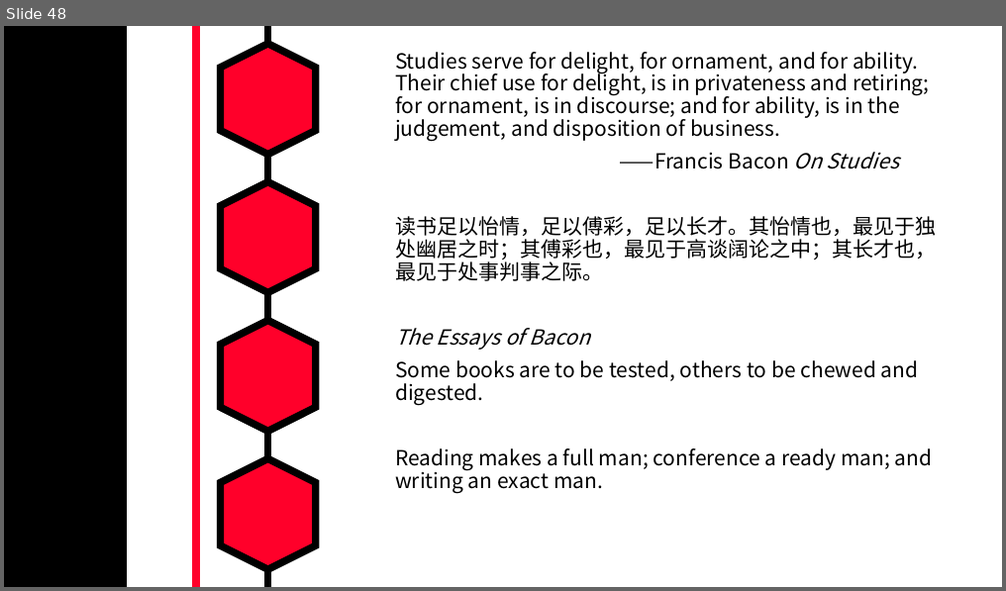
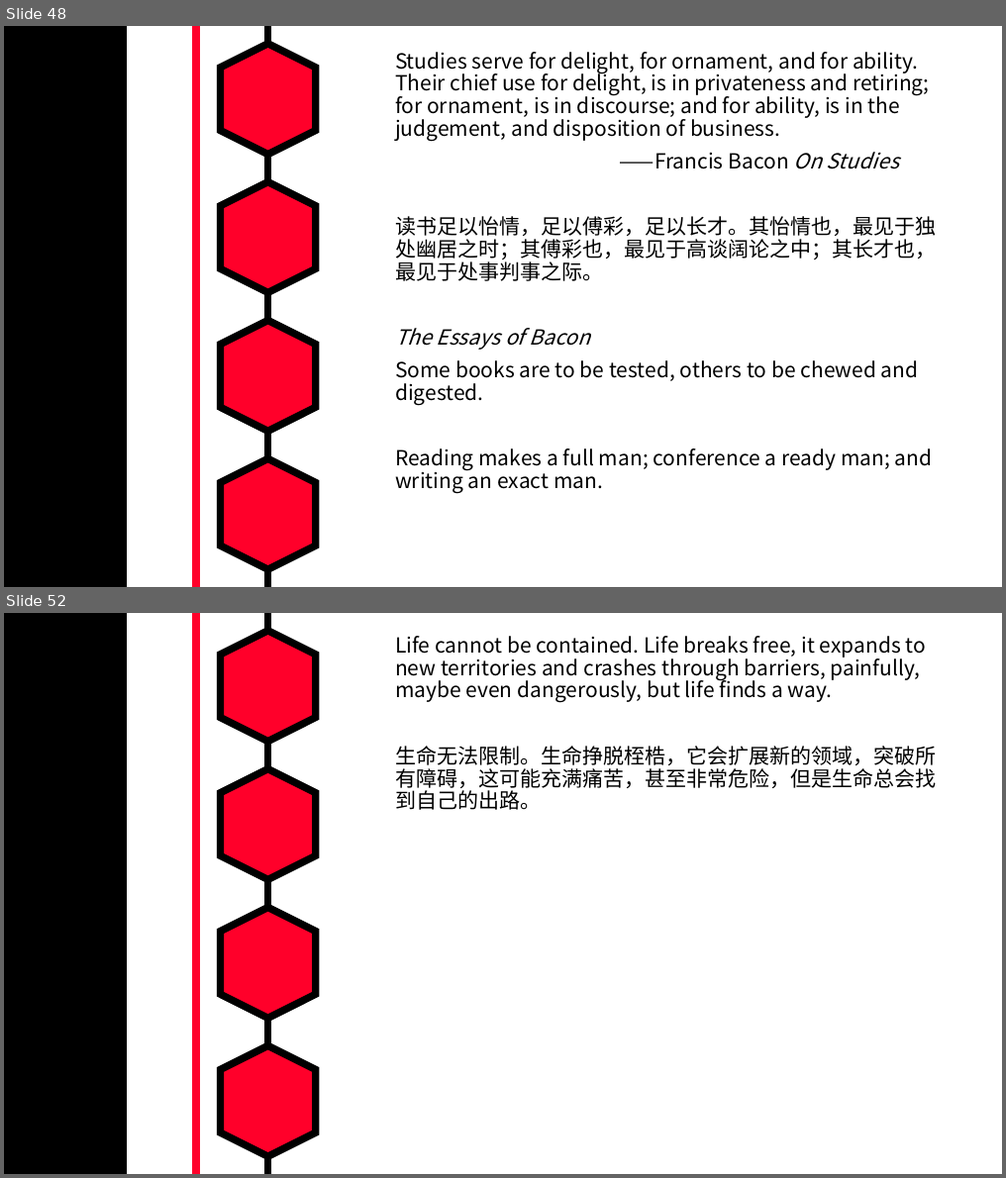
Before and after one commit to MarkShen1992/PPT-template, a slide deck: morning reading/iridescent english sentenses.pptx. Shown one above the other, each under a label of ours: slide 48 before the commit, slides 48 and 52 after it; the slides between them are not shown. The pictures are 1006x591 and 1006x1178 pixels, drawn with LibreOffice and Linux fonts; fonts in the diff are those of the drawing. Boxes give left, top, right and bottom in pixels: in the first picture for what was removed or moved away, otherwise in the second. Text is boxed around its words. In the diff, an @@ line names an element or a change of style, - is before the commit and + after.

```diff
--- a/morning reading/iridescent english sentenses.pptx
+++ b/morning reading/iridescent english sentenses.pptx
@@ slide 52 added at [4, 613, 1002, 1174], background #FFFFFF; not listed: 7 template elements that a slide beside it also shows @@
@@ text added at [395, 636, 937, 810], 20 pt, text #000000 @@
+Life cannot be contained. Life breaks free, it expands to new territories and crashes through barriers, painfully, maybe even dangerously, but life finds a way.
+生命无法限制。生命挣脱桎梏，它会扩展新的领域，突破所有障碍，这可能充满痛苦，甚至非常危险，但是生命总会找到自己的出路。
```
Also in this commit, not shown: 3 other slides added.
